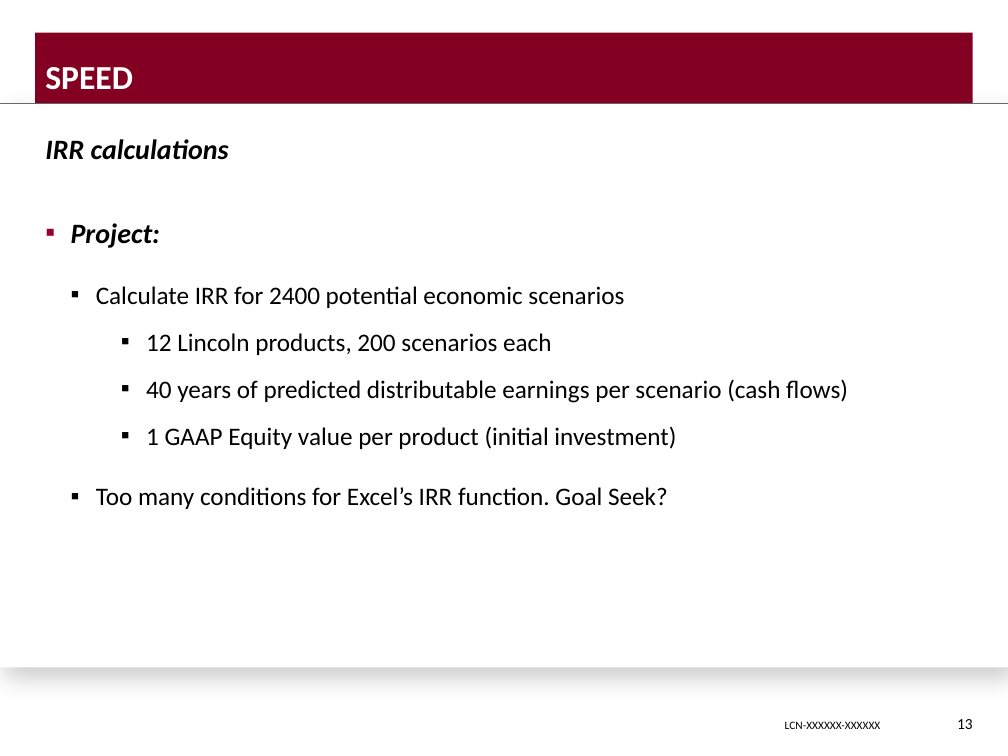
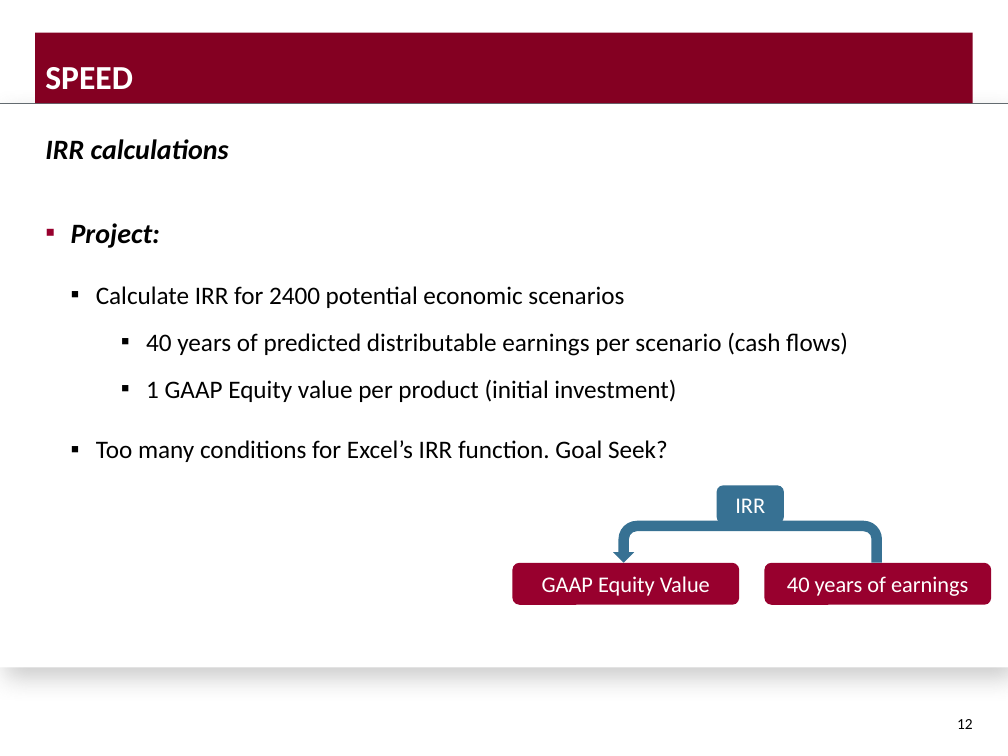
Before and after one commit to DavisVaughan/slides, a slide deck: slide 12 of final-presentation/final-presentation-davis-vaughan.pptx (slide 13 before the commit). Drawn at 1008x756 pixels with LibreOffice and Linux fonts; fonts in the diff are those of the drawing; background and template pictures are left out. Boxes give left, top, right and bottom in pixels: in the first picture for what was removed or moved away, otherwise in the second. Text is boxed around its words. In the diff, an @@ line names an element or a change of style, - is before the commit and + after.

```diff
--- a/final-presentation/final-presentation-davis-vaughan.pptx
+++ b/final-presentation/final-presentation-davis-vaughan.pptx
@@ text at (146, 333, 551, 355): paragraph removed @@
-      ▪ 12 Lincoln products, 200 scenarios each
@@ rounded rectangle added at (717, 486, 784, 524), fill #377193, 16 pt, text #FFFFFF @@
+IRR
@@ uturn arrow added at (613, 521, 882, 563), fill #377193 @@
@@ rounded rectangle added at (512, 562, 739, 605), fill #98002E, 16 pt, text #FFFFFF @@
+GAAP Equity Value
@@ rounded rectangle added at (764, 562, 991, 605), fill #98002E, 16 pt, text #FFFFFF @@
+40 years of earnings
@@ page number at (957, 719, 973, 729): text changed @@
-13
+12
@@ text removed at (785, 721, 881, 729) @@
-LCN-XXXXXX-XXXXXX
```
Also in this commit, not shown: 19 other slides changed, 1 slide added, 2 slides removed, 5 other files.
